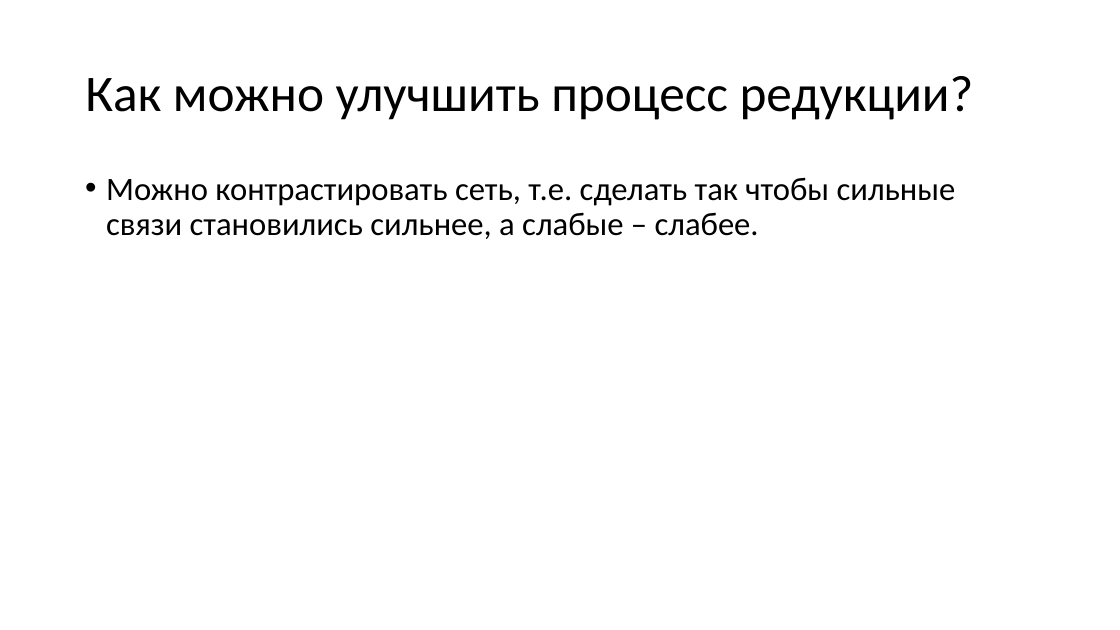
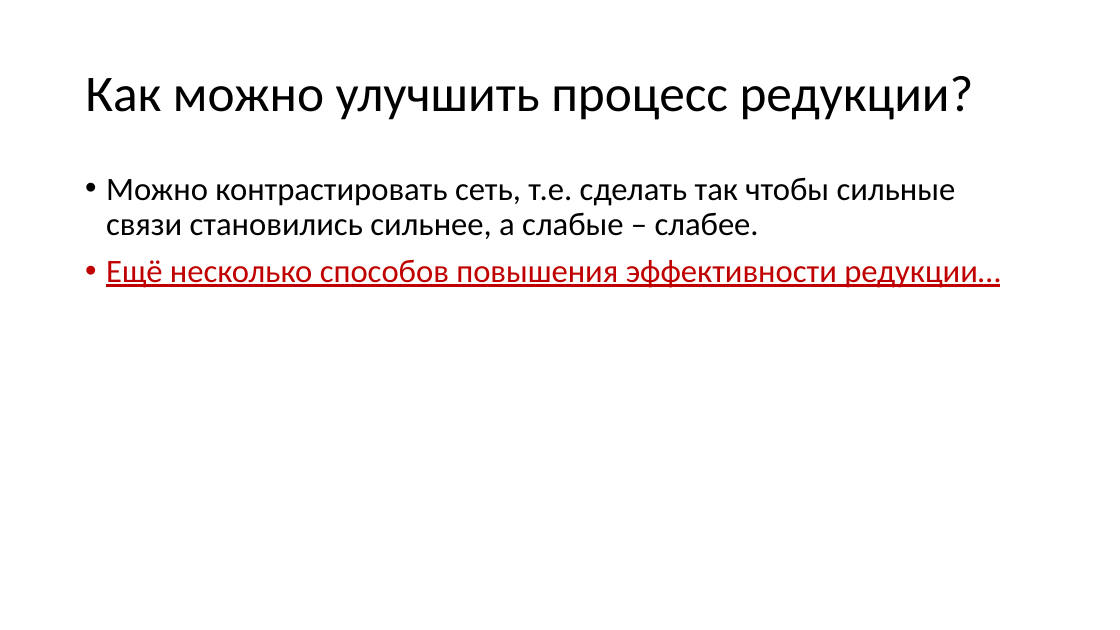
Before and after one commit to sven4500/masters-diploma, a slide deck: slide 13 of Презентация/Пезентация.ppt. Drawn at 1120x630 pixels with LibreOffice and Linux fonts; fonts in the diff are those of the drawing. Boxes give left, top, right and bottom in pixels: in the first picture for what was removed or moved away, otherwise in the second. Text is boxed around its words. In the diff, an @@ line names an element or a change of style, - is before the commit and + after.

```diff
--- a/Презентация/Пезентация.ppt
+++ b/Презентация/Пезентация.ppt
@@ text at bbox=[106, 260, 1000, 288]: paragraph added @@
+• Ещё несколько способов повышения эффективности редукции…
```
Also in this commit, not shown: 8 other slides changed, 2 slides added, 1 slide removed.
